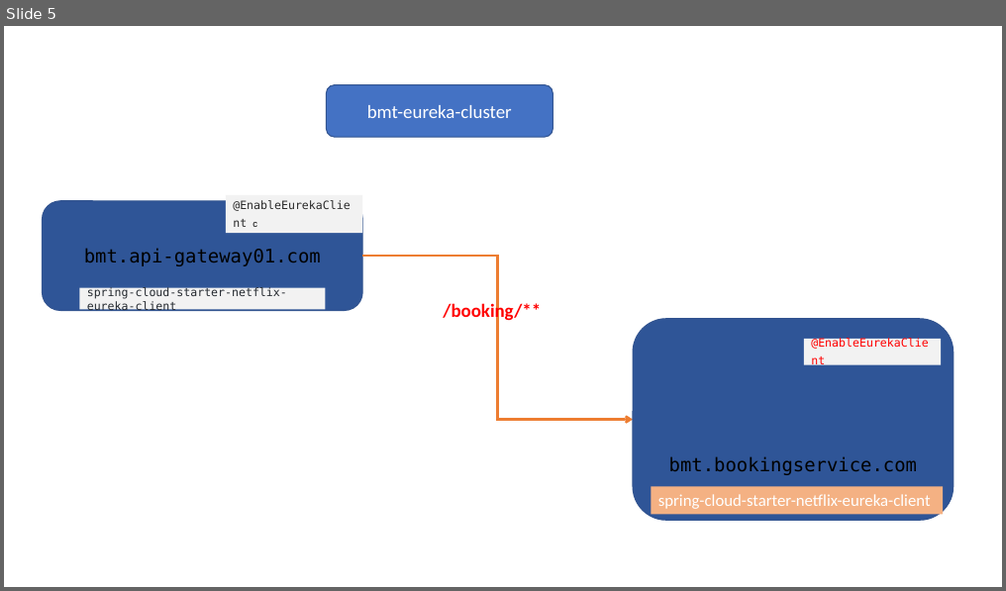
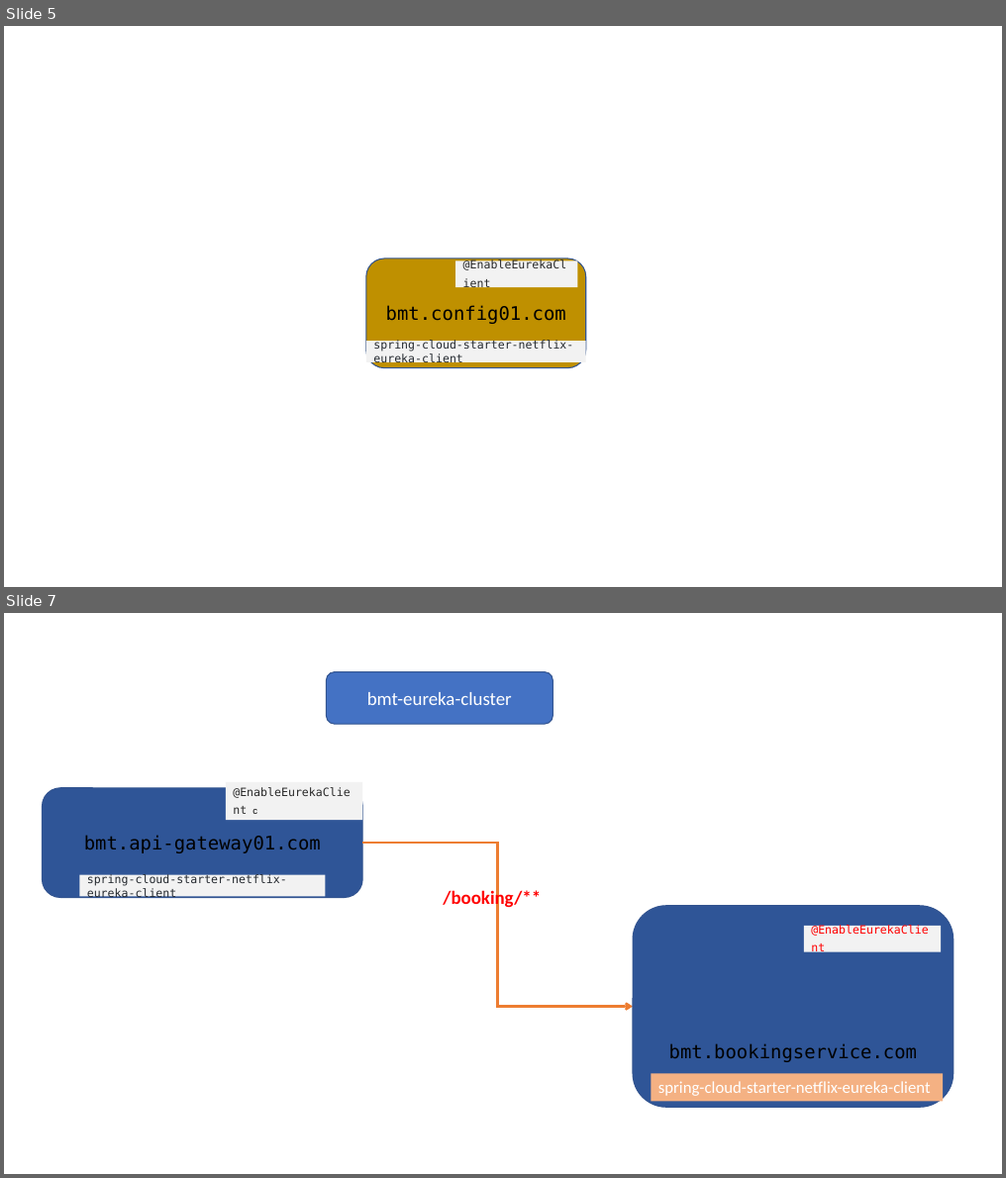
Before and after one commit to rkumar-bengaluru/algoes, a slide deck: src/spring/spring.boot.pptx. Shown one above the other, each under a label of ours: slide 5 before the commit, slides 5 and 7 after it; the slides between them are not shown. The pictures are 1006x591 and 1006x1178 pixels, drawn with LibreOffice and Linux fonts; fonts in the diff are those of the drawing. Boxes give left, top, right and bottom in pixels: in the first picture for what was removed or moved away, otherwise in the second. Text is boxed around its words. In the diff, an @@ line names an element or a change of style, - is before the commit and + after.

Commit message:
cloud

```diff
--- a/src/spring/spring.boot.pptx
+++ b/src/spring/spring.boot.pptx
@@ slide 5 added at <box>4,26,1002,587</box>, background #FFFFFF @@
@@ rounded rectangle added at <box>366,259,586,369</box>, fill #BF9000, outline #325491 1 pt, 18 pt, text #000000 @@
+bmt.config01.com
@@ rectangle added at <box>455,261,577,287</box>, fill #F2F2F2, 11 pt, text #292929 @@
+@EnableEurekaClient
@@ rectangle added at <box>366,341,586,363</box>, fill #F2F2F2, 11 pt, text #24292F @@
+spring-cloud-starter-netflix-eureka-client
@@ what was slide 5 is now slide 7 @@
```
Also in this commit, not shown: 1 other slide added, 9 other files.
